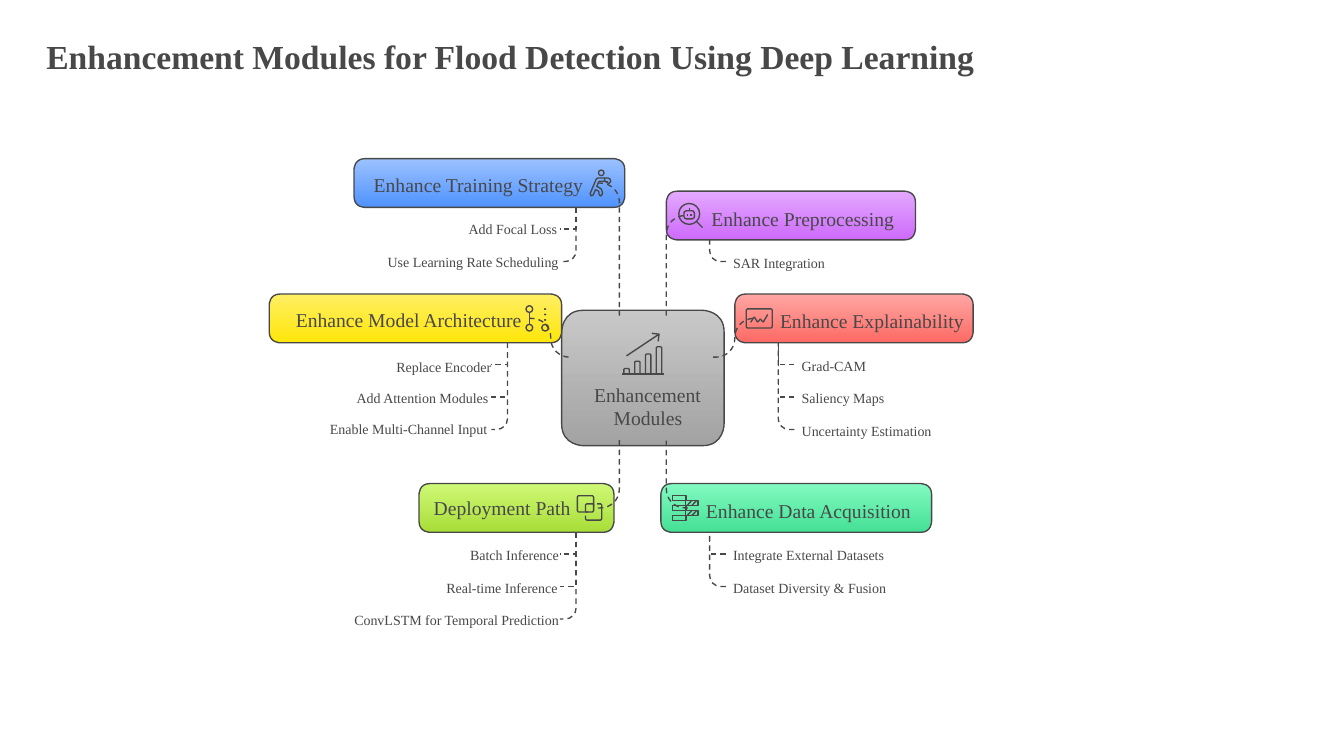
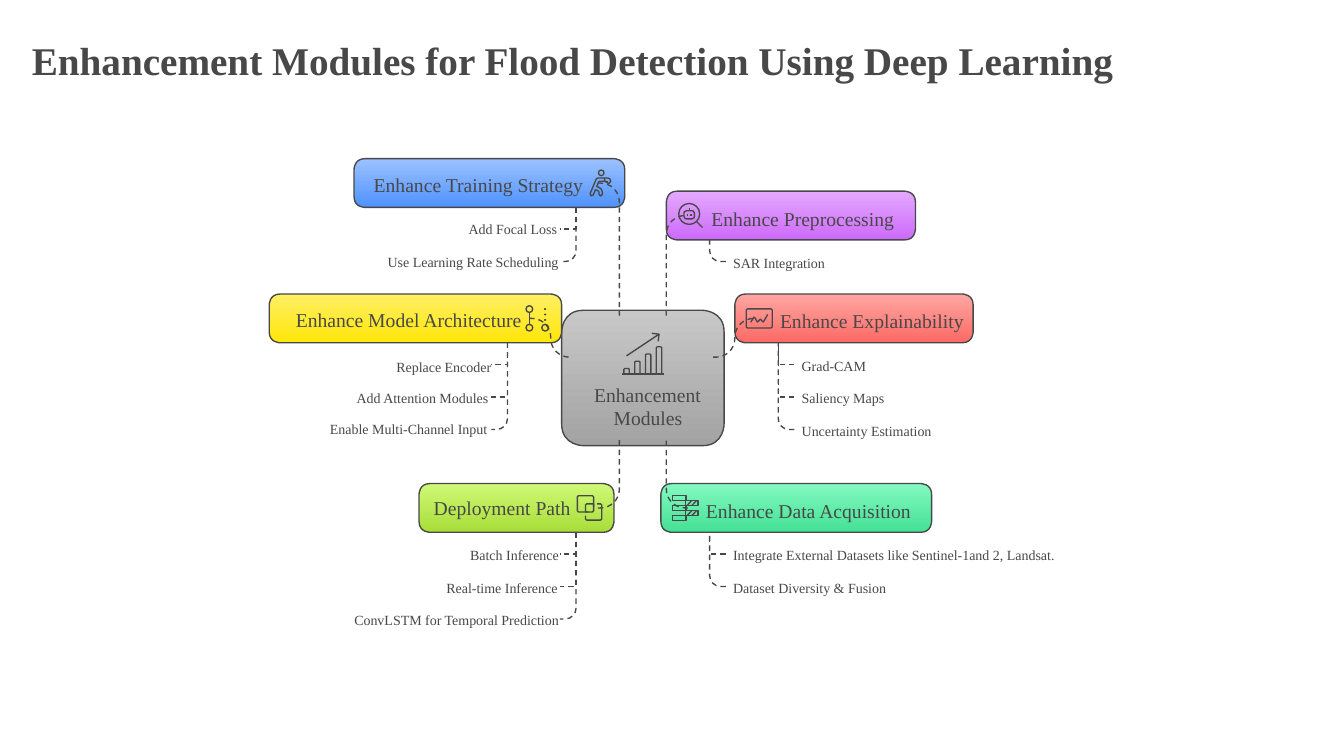
Before and after one commit to mskchaithanyaraj/C14-project-details, a slide deck: slide 7 of PPT/C14 - PPT.pptx (slide 6 before the commit). Drawn at 1344x756 pixels with LibreOffice and Linux fonts; fonts in the diff are those of the drawing. Boxes give left, top, right and bottom in pixels: in the first picture for what was removed or moved away, otherwise in the second. Text is boxed around its words. In the diff, an @@ line names an element or a change of style, - is before the commit and + after.

```diff
--- a/PPT/C14 - PPT.pptx
+++ b/PPT/C14 - PPT.pptx
@@ text "Enhancement Modules for Flood Detection ..." at [32, 47, 1113, 83]: size 24 to 28 pt @@
@@ text at [733, 550, 1055, 563]: text changed @@
-Integrate External Datasets
+Integrate External Datasets like Sentinel-1and 2, Landsat.
```
Also in this commit, not shown: 3 other slides changed, 4 slides added, 3 slides removed, 1 other file.
